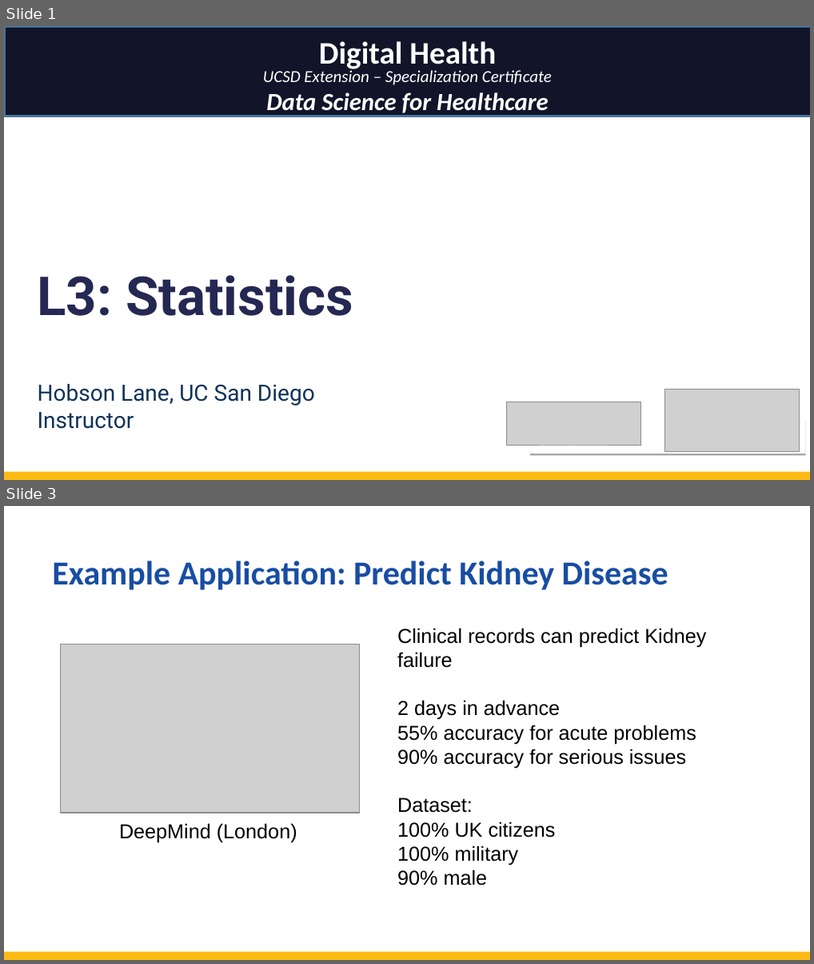
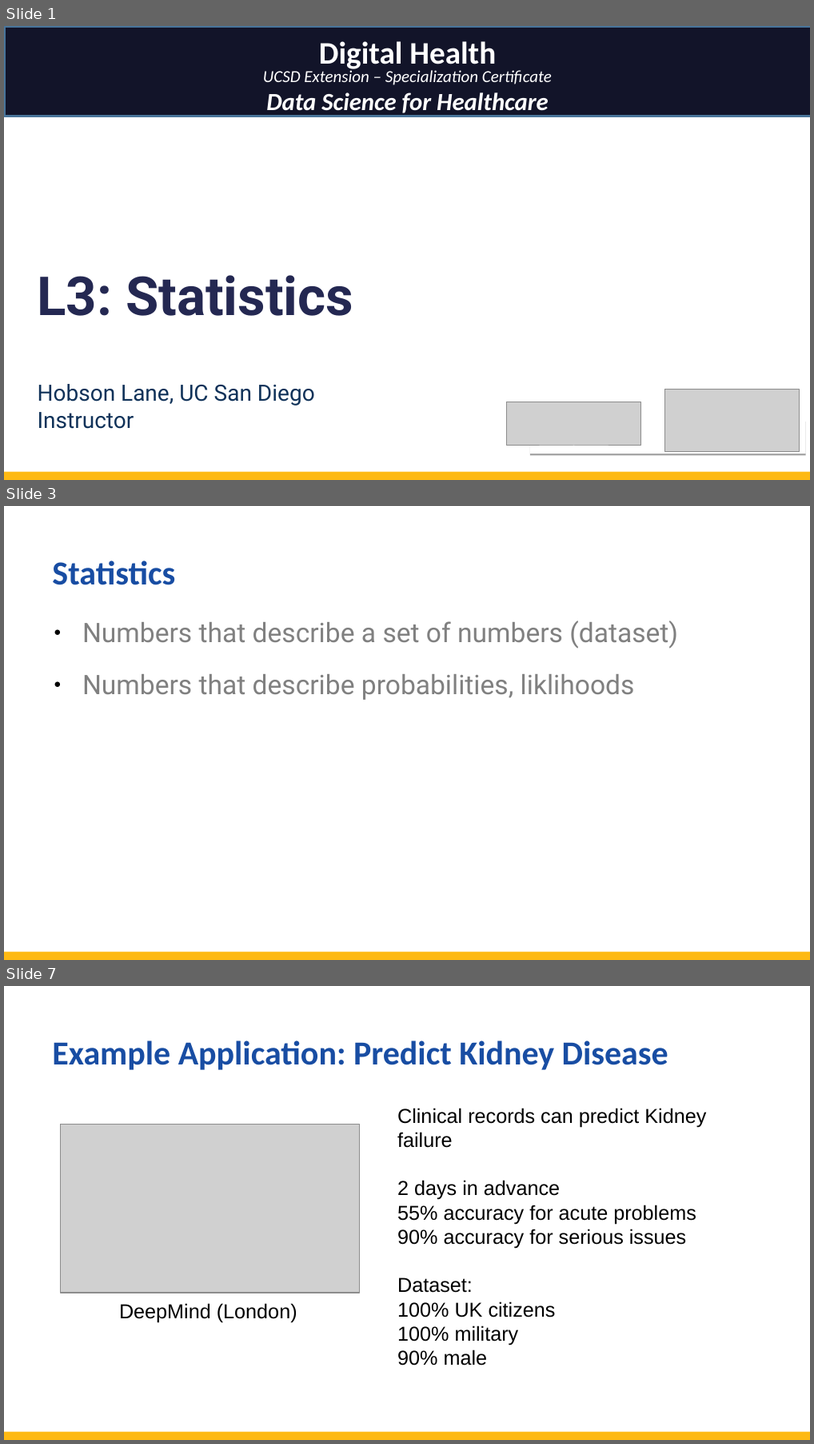
Before and after one commit to totalgood/dsdh, a slide deck: modules/L03/DHDS-L3-statistics.odp. Shown one above the other, each under a label of ours: slides 1 and 3 before the commit, slides 1, 3 and 7 after it; the slides between them are not shown. The pictures are 814x964 and 814x1444 pixels, drawn with LibreOffice and Linux fonts; fonts in the diff are those of the drawing; grey boxes stand for pictures. Boxes give left, top, right and bottom in pixels: in the first picture for what was removed or moved away, otherwise in the second. Text is boxed around its words. In the diff, an @@ line names an element or a change of style, - is before the commit and + after.

Commit message:
datasets and L3

```diff
--- a/modules/L03/DHDS-L3-statistics.odp
+++ b/modules/L03/DHDS-L3-statistics.odp
@@ slide 3 added at [4, 506, 810, 960], background #FFFFFF; not listed: 1 template element that a slide beside it also shows @@
@@ title added at [52, 560, 175, 585], 30 pt, text #184DA3, bold @@
+Statistics
@@ text added at [82, 620, 678, 700], 24 pt, text #808080 @@
+● Numbers that describe a set of numbers (dataset)
+● Numbers that describe probabilities, liklihoods
@@ what was slide 3 is now slide 7 @@
```
Also in this commit, not shown: 1 slide changed, 3 other slides added, 40 other files.
